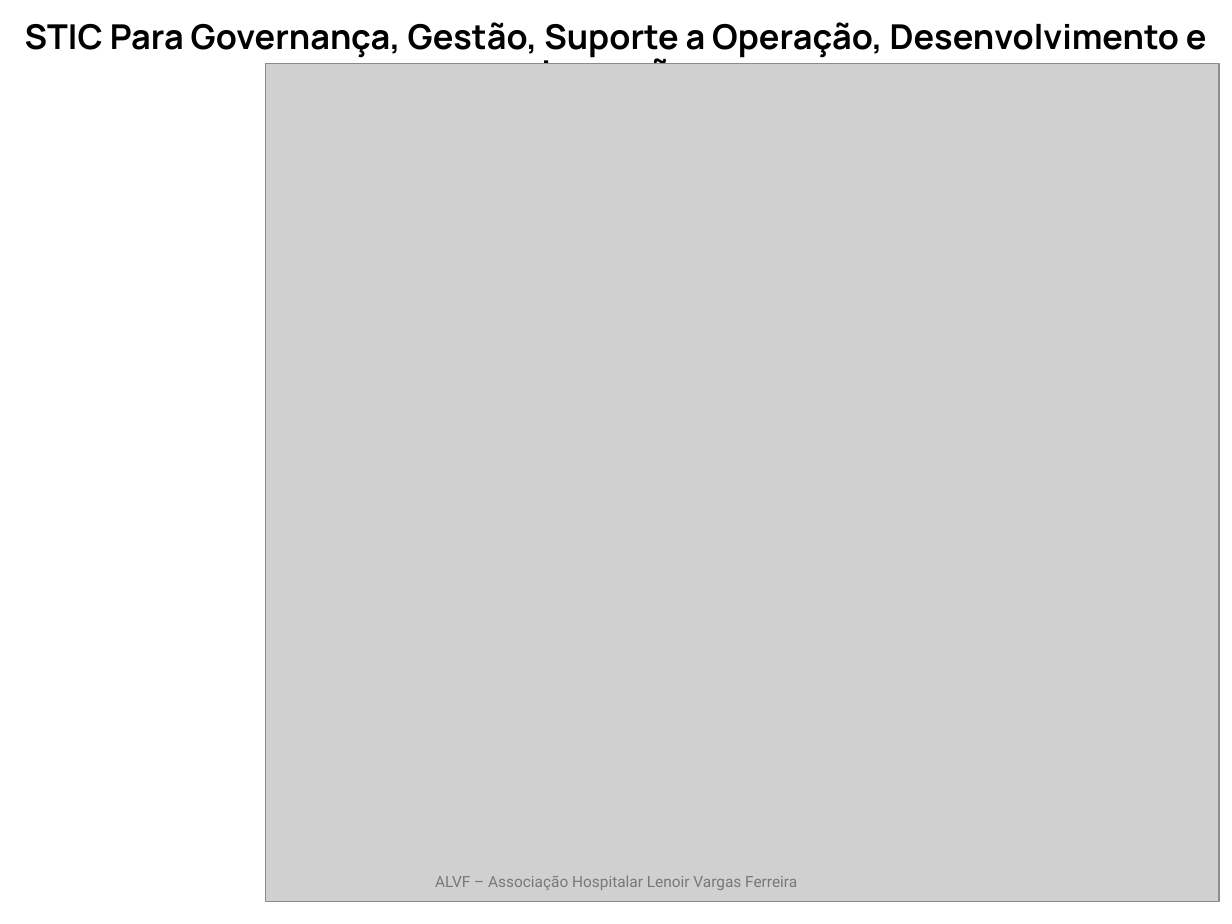
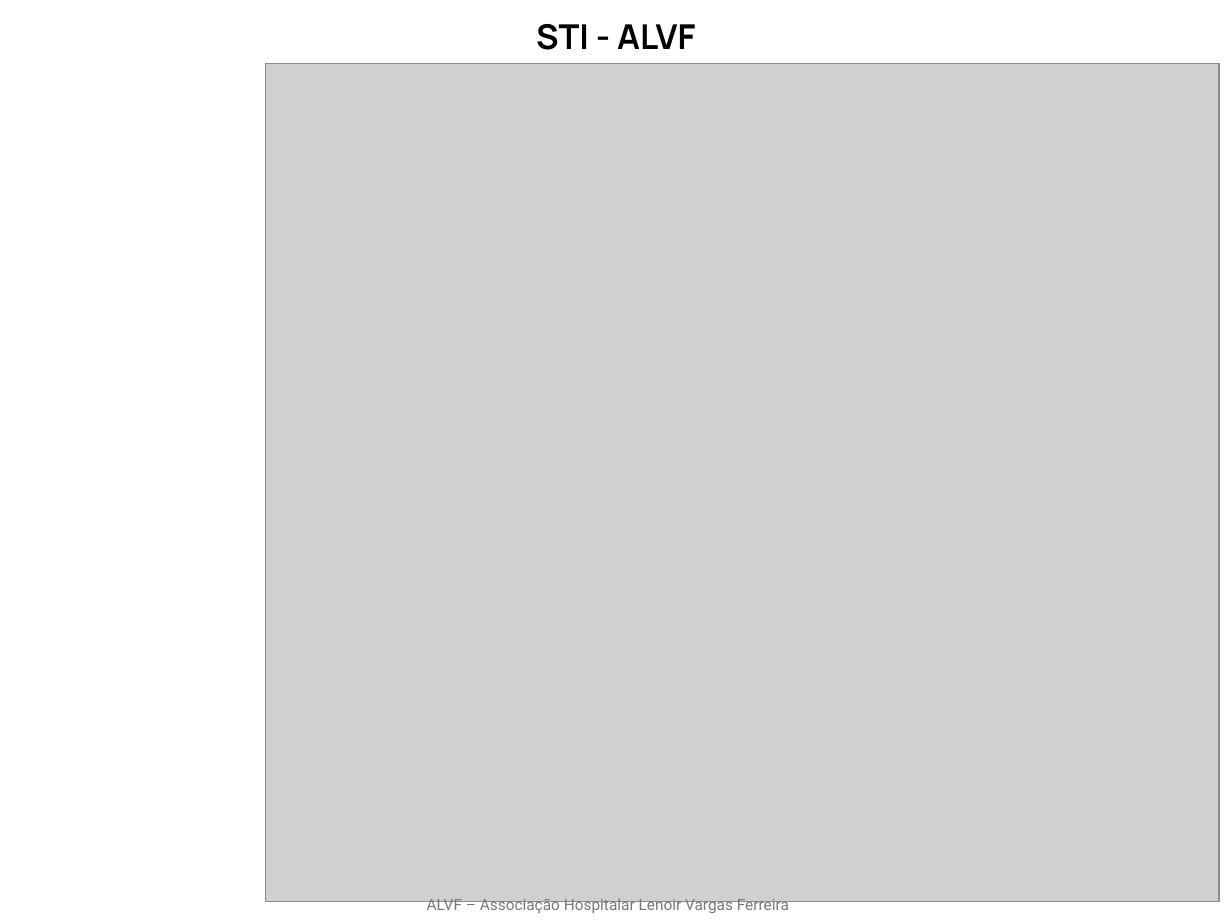
Before and after one commit to ProjetosALVF/ALVF_ProspeccaoGestao_TI, a slide deck: slide 11 of ALVF_Organizacional_ConselhoDe Administracao_Fev_2025/Estrutura_OrganizacionalGovernançaDeTI_ALVF.pptx. Drawn at 1232x924 pixels with LibreOffice and Linux fonts; fonts in the diff are those of the drawing; grey boxes stand for pictures; background and template pictures are left out. Boxes give left, top, right and bottom in pixels: in the first picture for what was removed or moved away, otherwise in the second. Text is boxed around its words. In the diff, an @@ line names an element or a change of style, - is before the commit and + after.

```diff
--- a/ALVF_Organizacional_ConselhoDe Administracao_Fev_2025/Estrutura_OrganizacionalGovernançaDeTI_ALVF.pptx
+++ b/ALVF_Organizacional_ConselhoDe Administracao_Fev_2025/Estrutura_OrganizacionalGovernançaDeTI_ALVF.pptx
@@ text at (536, 24, 695, 50): text changed @@
-STIC Para Governança, Gestão, Suporte a Operação, Desenvolvimento e Inovação
+STI - ALVF
@@ text "ALVF – Associação Hospitalar Lenoir ...": place and size @@
-text "ALVF – Associação Hospitalar Lenoir ..." at (435, 875, 797, 890)
+text "ALVF – Associação Hospitalar Lenoir ..." at (427, 898, 789, 914)
```
Also in this commit, not shown: 10 other slides changed, 5 other files.
